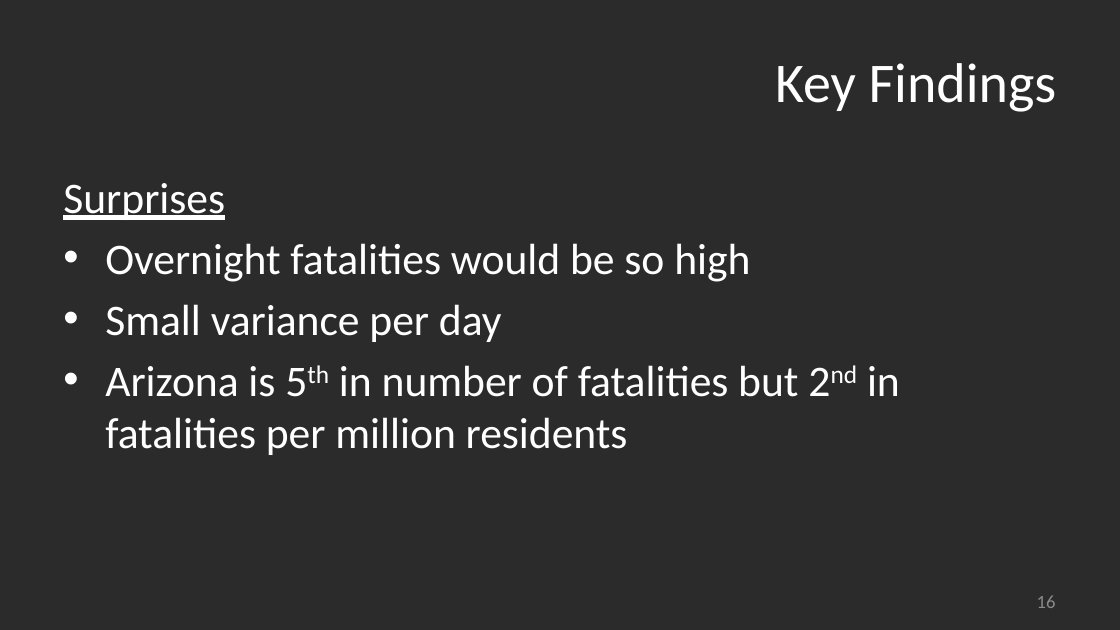
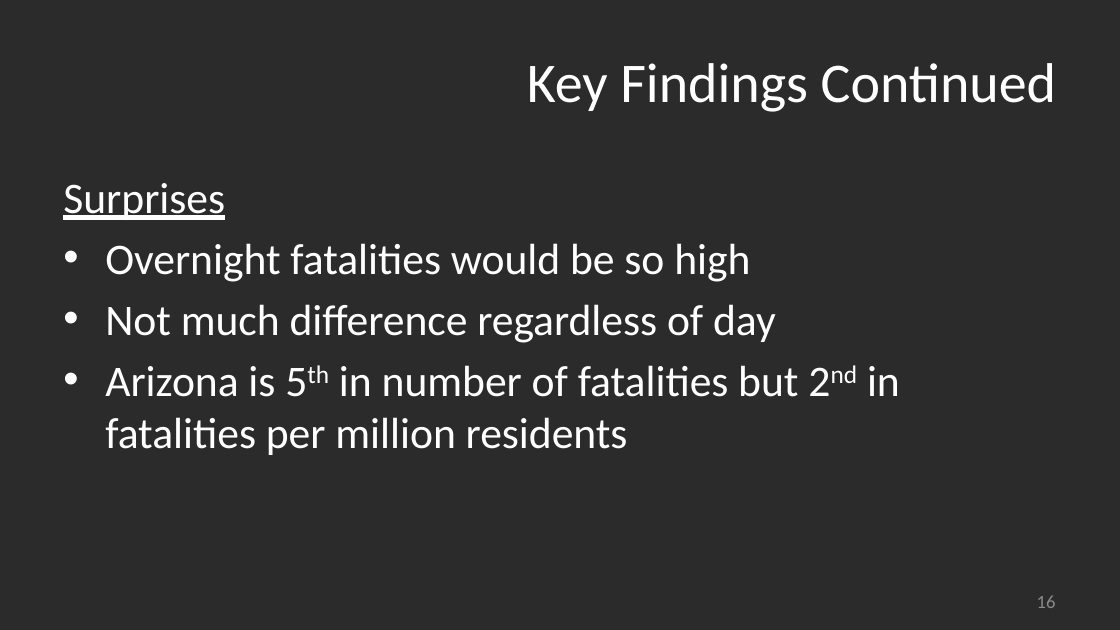
Before and after one commit to madams11/DataR-Project, a slide deck: slide 16 of US Bicycle Fatalities_Group 4_v2.pptx. Drawn at 1120x630 pixels with LibreOffice and Linux fonts; fonts in the diff are those of the drawing; background and template pictures are left out; a plain dark background stands for a picture behind light text. Boxes give left, top, right and bottom in pixels: in the first picture for what was removed or moved away, otherwise in the second. Text is boxed around its words. In the diff, an @@ line names an element or a change of style, - is before the commit and + after.

```diff
--- a/US Bicycle Fatalities_Group 4_v2.pptx
+++ b/US Bicycle Fatalities_Group 4_v2.pptx
@@ title at [527, 63, 1056, 112]: text changed @@
-Key Findings
+Key Findings Continued
@@ text at [105, 304, 776, 343]: text changed @@
-• Small variance per day
+• Not much difference regardless of day
```
Also in this commit, not shown: 2 other slides changed, 1 slide added, 2 slides removed.
